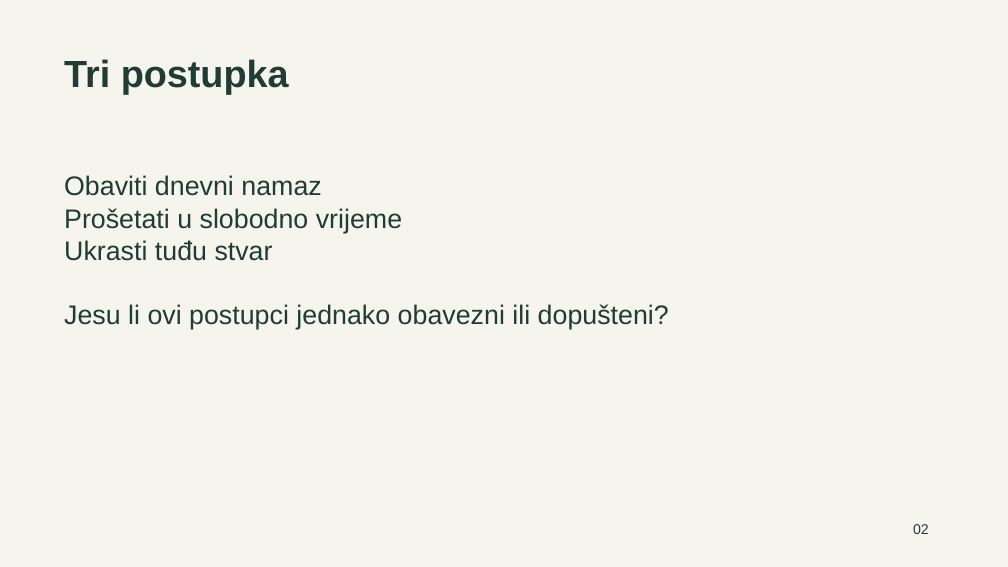
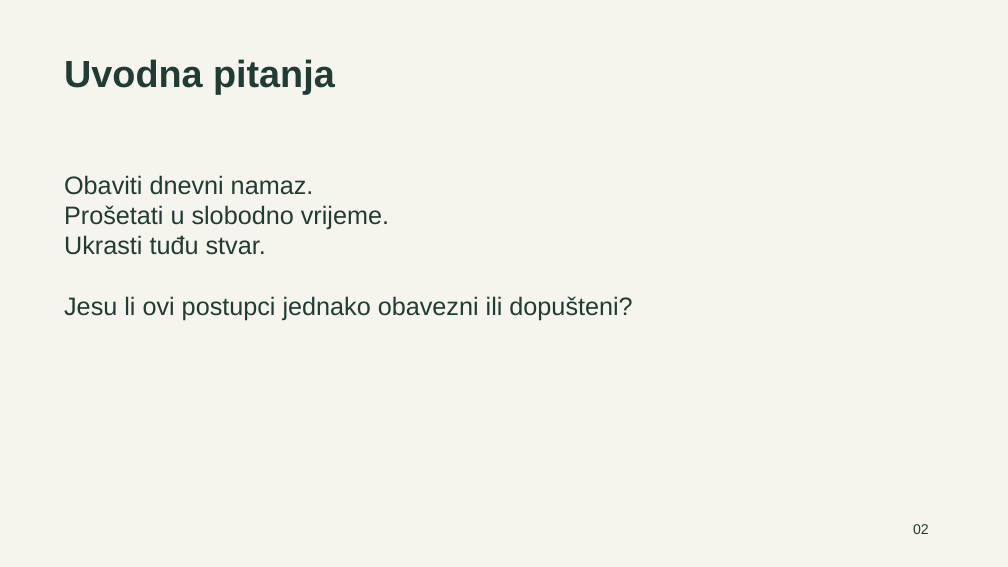
Before and after one commit to vjeronaukaskola/ogledni-cas-vrednovanje-djela, a slide deck: slide 2 of materijali/Prezentacija.pptx. Drawn at 1008x567 pixels with LibreOffice and Linux fonts; fonts in the diff are those of the drawing. Boxes give left, top, right and bottom in pixels: in the first picture for what was removed or moved away, otherwise in the second. Text is boxed around its words. In the diff, an @@ line names an element or a change of style, - is before the commit and + after.

```diff
--- a/materijali/Prezentacija.pptx
+++ b/materijali/Prezentacija.pptx
@@ text at (64, 59, 335, 94): text changed @@
-Tri postupka
+Uvodna pitanja
@@ text at (64, 175, 389, 255): text changed; size 25.5 to 24 pt @@
-Obaviti dnevni namaz
-Prošetati u slobodno vrijeme
-Ukrasti tuđu stvar
+Obaviti dnevni namaz.
+Prošetati u slobodno vrijeme.
+Ukrasti tuđu stvar.
@@ text at (64, 296, 632, 320): size 25.5 to 24 pt in "Jesu li ovi postupci jednako obavezni ili ..." @@
```
Also in this commit, not shown: 10 other slides changed, 19 slides added, 8 slides removed, 10 other files.
